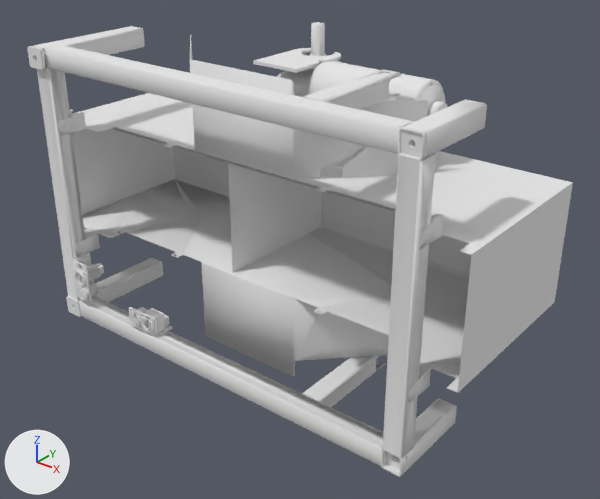
The OBJ model projects/robots/mir/mir100/protos/meshes/mir_100_inside.obj: old version first, new version second.
Rendered twice from a 50 mm camera at (0.726, -1.049, 0.478) aimed at (0.04, -0.191, -0.054). Every picture has the same lights, and +X, +Y and +Z are marked at lower left. Where no turn or scale is listed for an object, it has been applied to the vertices.

The first picture shows 'Unnamed-MiR100.058'.
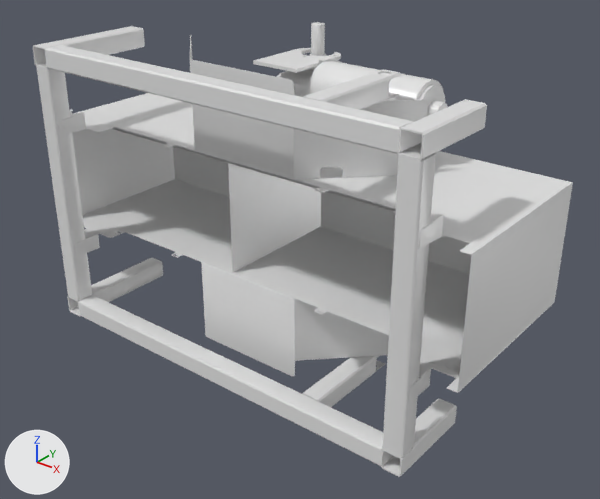
Where the change shows, as pixel boxes [x1, y1, x2, y2] in the pictures (600 x 499 px):
'Unnamed-MiR100.058', surface changed, reshaped: before [27, 22, 573, 477]; after [33, 22, 573, 477]
part 1 of me_unnamed_mir100_058, deleted: before [27, 46, 408, 472]
part 2 of me_unnamed_mir100_058, cut back: before [66, 249, 96, 317]
part 3 of me_unnamed_mir100_058, deleted: before [400, 126, 427, 159]

The change in detail:
In material 'None' (mat_none), roughness goes from 1.0 to 0.293.
me_unnamed_mir100_058 is used by ob_unnamed_mir100_058; location (0.0, 0.0, 0.0).
me_unnamed_mir100_058 had 19531 vertices, 39495 faces, 10 loose edges and spanned x -0.375..0.375, y -0.358..-0.02, z -0.242..0.243.
me_unnamed_mir100_058 now has 6183 vertices, 12681 faces, 10 loose edges and spans x -0.375..0.375, y -0.349..-0.02, z -0.242..0.243.
me_unnamed_mir100_058 part 1: 8 loose pieces with 10516 vertices, spanning x -0.325..0.325, y -0.358..-0.305, z -0.219..0.221, are deleted.
me_unnamed_mir100_058 part 2: 1 vertex moved within x -0.295, y -0.346, z -0.192; 1722 vertices removed from x -0.325..-0.261, y -0.351..-0.315, z -0.219..-0.113.
me_unnamed_mir100_058 part 3: 1110 vertices removed from x 0.295..0.325, y -0.348..-0.312, z 0.191..0.221.
